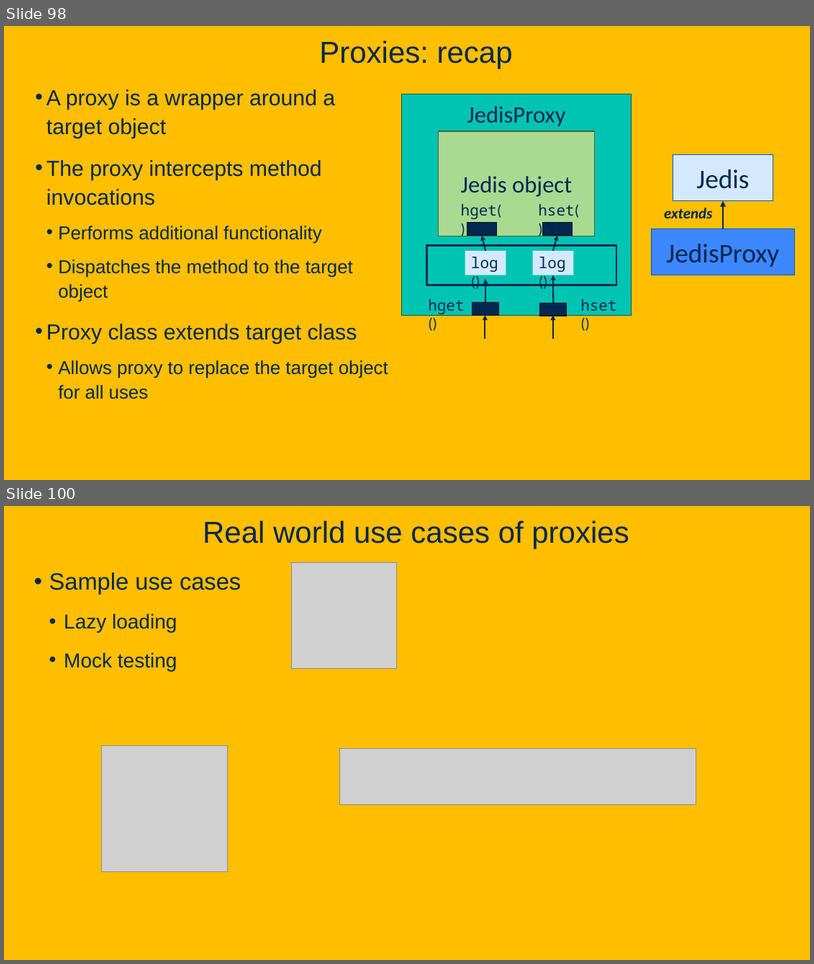
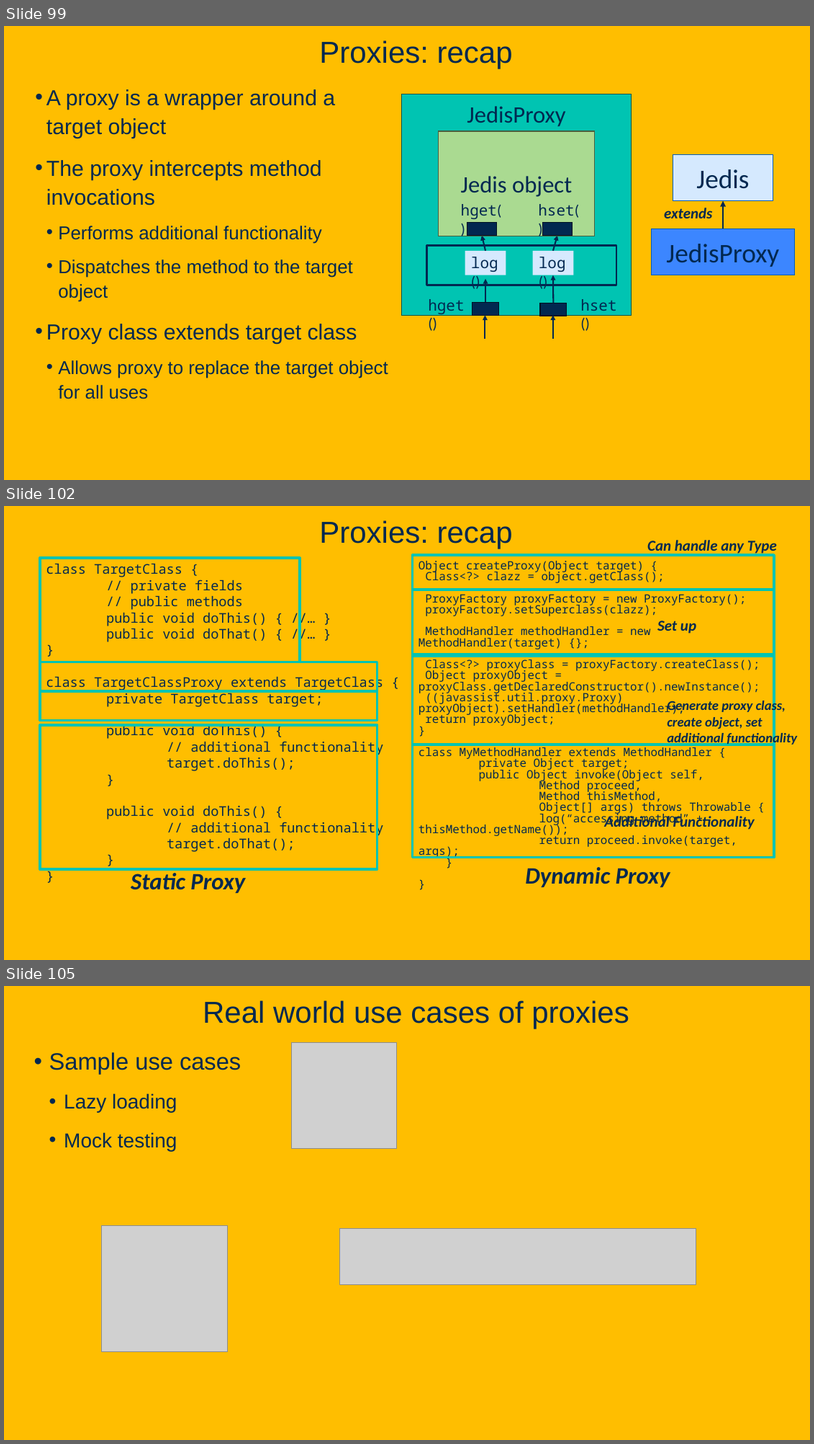
Before and after one commit to davsec-teaching/ecs160-f25, a slide deck: slides/5_annotations_and_reflection.pptx. Shown one above the other, each under a label of ours: slides 98 and 100 before the commit, slides 99, 102 and 105 after it; the slides between them are not shown. The pictures are 814x964 and 814x1444 pixels, drawn with LibreOffice and Linux fonts; fonts in the diff are those of the drawing; grey boxes stand for pictures; background and template pictures are left out. Boxes give left, top, right and bottom in pixels: in the first picture for what was removed or moved away, otherwise in the second. Text is boxed around its words. In the diff, an @@ line names an element or a change of style, - is before the commit and + after.

Commit message:
Update proxying slides

```diff
--- a/slides/5_annotations_and_reflection.pptx
+++ b/slides/5_annotations_and_reflection.pptx
@@ slide 102 added at (4, 506, 810, 960), background picture (left out) @@
@@ title added at (319, 520, 513, 548), 36 pt, text #022850 @@
+Proxies: recap
@@ text added at (648, 540, 777, 555), 18 pt, text #022850, bold, italic @@
+Can handle any Type
@@ rectangle added at (40, 558, 300, 662), outline #00C4B2 3 pt @@
@@ text added at (46, 563, 383, 852), 16 pt, text #022850 @@
+class TargetClass {
+// private fields
+// public methods
+public void doThis() { //… }
+public void doThat() { //… }
+}
+class TargetClassProxy extends TargetClass {
+private TargetClass target;
+public void doThis() {
+// additional functionality
+target.doThis();
+}
+public void doThis() {
+// additional functionality
+target.doThat();
+}
+}
@@ rectangle added at (412, 555, 774, 590), outline #00C4B2 3 pt @@
@@ text added at (419, 561, 761, 859), 13.6 pt, text #022850 @@
+Object createProxy(Object target) {
+Class<?> clazz = object.getClass();
+ProxyFactory proxyFactory = new ProxyFactory();
+proxyFactory.setSuperclass(clazz);
+MethodHandler methodHandler = new MethodHandler(target) {};
+Class<?> proxyClass = proxyFactory.createClass();
+Object proxyObject = proxyClass.getDeclaredConstructor().newInstance();
+((javassist.util.proxy.Proxy) proxyObject).setHandler(methodHandler);
+return proxyObject;
+}
+class MyMethodHandler extends MethodHandler {
+private Object target;
+public Object invoke(Object self,
+Method proceed,
+Method thisMethod,
+Object[] args) throws Throwable {
+log(“accessing method” + thisMethod.getName());
+return proceed.invoke(target, args);
+}
+}
@@ rectangle added at (412, 590, 774, 656), outline #00C4B2 3 pt @@
@@ text added at (658, 620, 697, 633), 18 pt, text #022850, bold, italic @@
+Set up
@@ rectangle added at (412, 655, 774, 744), outline #00C4B2 3 pt @@
@@ rectangle added at (40, 662, 377, 691), outline #00C4B2 3 pt @@
@@ rectangle added at (40, 691, 377, 720), outline #00C4B2 3 pt @@
@@ text added at (667, 699, 797, 746), 16 pt, text #022850, bold, italic @@
+Generate proxy class, create object, set additional functionality
@@ rectangle added at (40, 725, 377, 869), outline #00C4B2 3 pt @@
@@ rectangle added at (412, 744, 774, 857), outline #00C4B2 3 pt @@
@@ text added at (604, 814, 755, 829), 18 pt, text #022850, bold, italic @@
+Additional Functionality
@@ text added at (131, 872, 245, 893), 28 pt, text #022850, bold, italic @@
+Static Proxy
@@ text added at (525, 867, 671, 887), 28 pt, text #022850, bold, italic @@
+Dynamic Proxy
@@ what was slide 98 is now slide 99 @@
@@ what was slide 100 is now slide 105 @@
```
Also in this commit, not shown: 11 slides changed, 4 other slides added.
